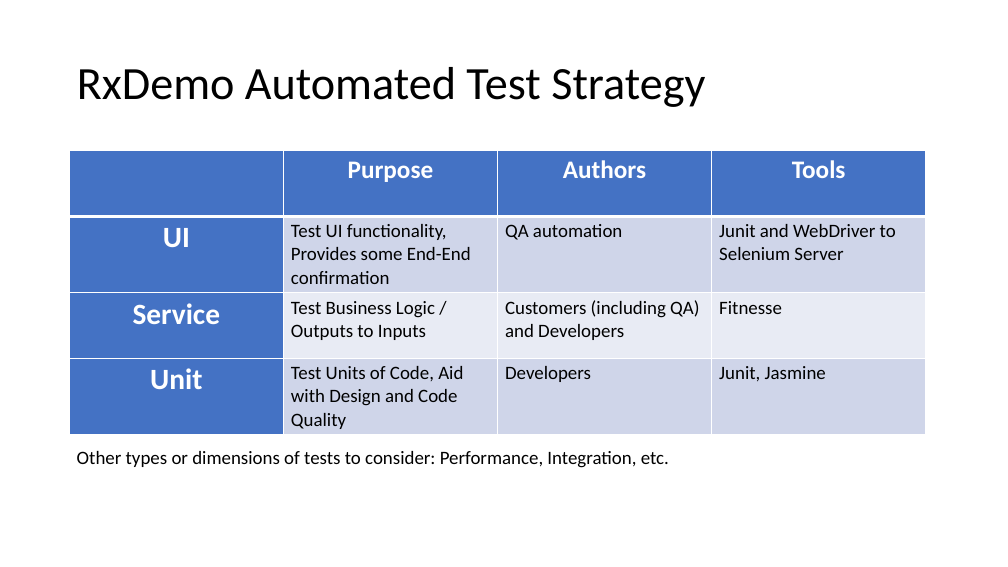
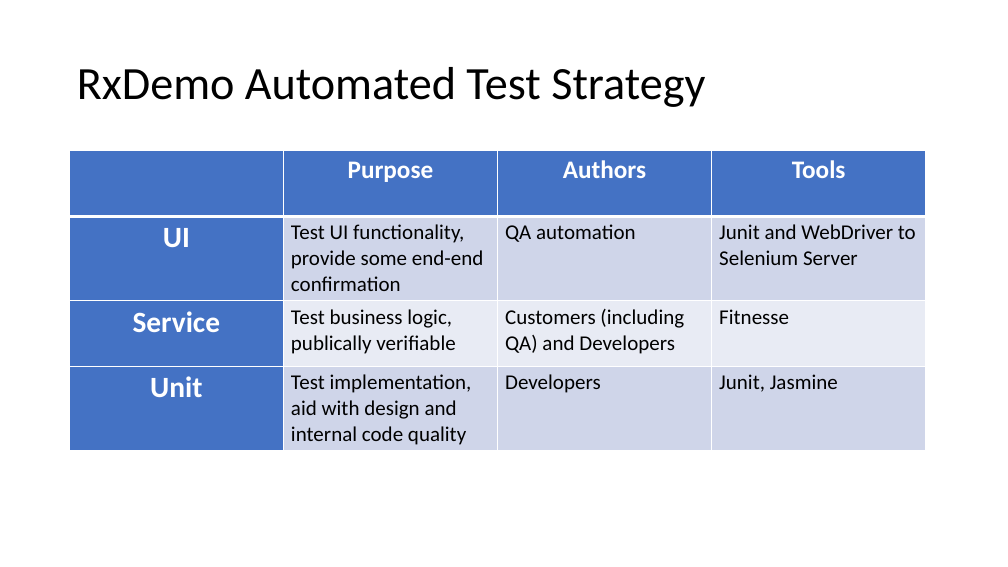
Before and after one commit to weaverj/testpyramidexample, a slide deck: slide 6 of Test Pyramid Presentation.pptx. Drawn at 1008x567 pixels with LibreOffice and Linux fonts; fonts in the diff are those of the drawing; background and template pictures are left out. Boxes give left, top, right and bottom in pixels: in the first picture for what was removed or moved away, otherwise in the second. Text is boxed around its words. In the diff, an @@ line names an element or a change of style, - is before the commit and + after.

```diff
--- a/Test Pyramid Presentation.pptx
+++ b/Test Pyramid Presentation.pptx
@@ table at box(70, 151, 926, 449) @@
-row 2, column 2: Test UI functionality, Provides some End-End confirmation
+row 2, column 2: Test UI functionality, provide some end-end confirmation
-row 3, column 2: Test Business Logic / Outputs to Inputs
+row 3, column 2: Test business logic, publically verifiable
-row 4, column 2: Test Units of Code, Aid with Design and Code Quality
+row 4, column 2: Test implementation, aid with design and internal code quality
@@ size 18 to 20 pt in "QA automation", "Junit and WebDriver to Selenium Server", "Customers (including QA) and Developers", "Fitnesse" and 2 more places @@
@@ text removed at box(77, 451, 669, 468) @@
-Other types or dimensions of tests to consider: Performance, Integration, etc.
```
Also in this commit, not shown: 9 other slides changed.
